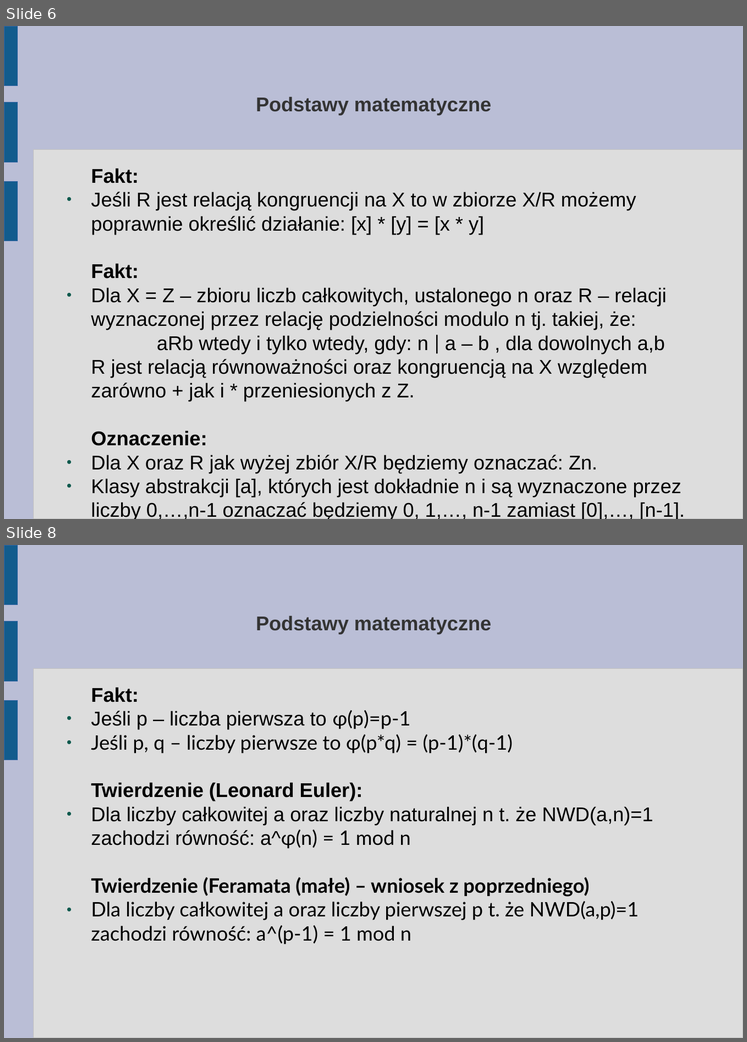
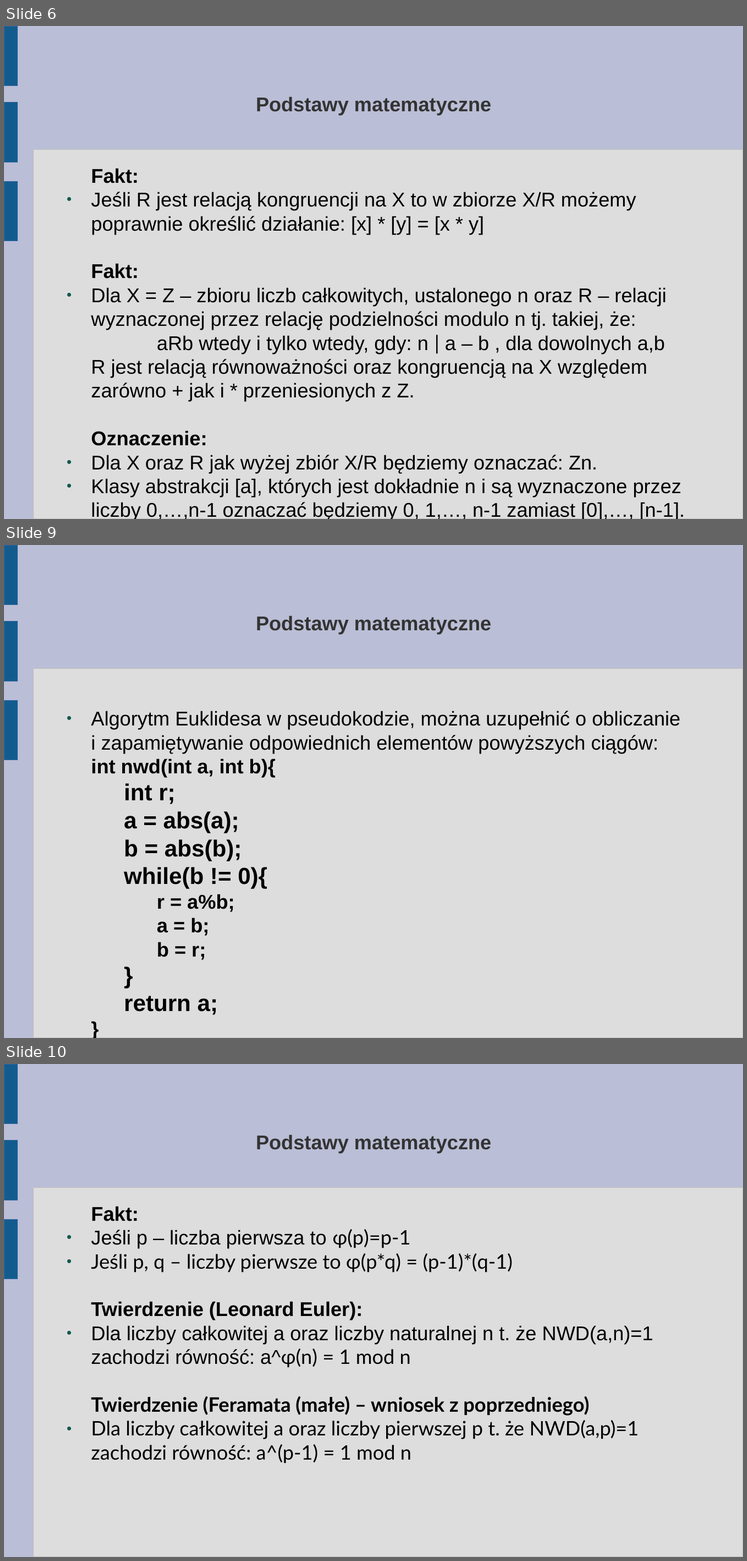
Before and after one commit to abhay123lp/internetvotingsystem, a slide deck: Tutorial/3. Troche matematyki (dla zainteresowanych).odp. Shown one above the other, each under a label of ours: slides 6 and 8 before the commit, slides 6, 9 and 10 after it; the slides between them are not shown. The pictures are 747x1042 and 747x1561 pixels, drawn with LibreOffice and Linux fonts; fonts in the diff are those of the drawing. Boxes give left, top, right and bottom in pixels: in the first picture for what was removed or moved away, otherwise in the second. Text is boxed around its words. In the diff, an @@ line names an element or a change of style, - is before the commit and + after.

Commit message:
Algorytm Euklidesa i Podstawowa idea RSA - dodane

```diff
--- a/Tutorial/3. Troche matematyki (dla zainteresowanych).odp
+++ b/Tutorial/3. Troche matematyki (dla zainteresowanych).odp
@@ slide 9 added at (4, 545, 743, 1038), background #BABED6; not listed: 4 template elements that a slide beside it also shows @@
@@ title added at (256, 616, 491, 634), 20.6 pt, text #333333, bold @@
+Podstawy matematyczne
@@ text added at (91, 711, 680, 1015), 20.6 pt, text #000000 @@
+● Algorytm Euklidesa w pseudokodzie, można uzupełnić o obliczanie i zapamiętywanie odpowiednich elementów powyższych ciągów:
+int nwd(int a, int b){
+  int r;
+  a = abs(a);
+  b = abs(b);
+  while(b != 0){
+    r = a%b;
+    a = b;
+    b = r;
+  }
+  return a;
+}
@@ what was slide 8 is now slide 10 @@
```
Also in this commit, not shown: 2 slides changed, 4 other slides added.
